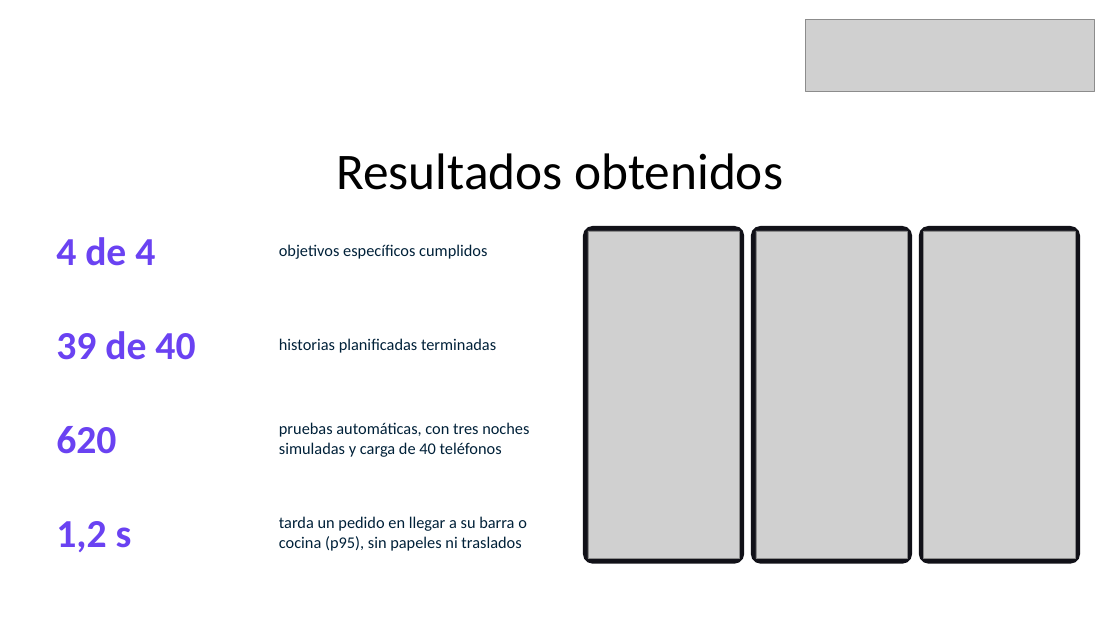
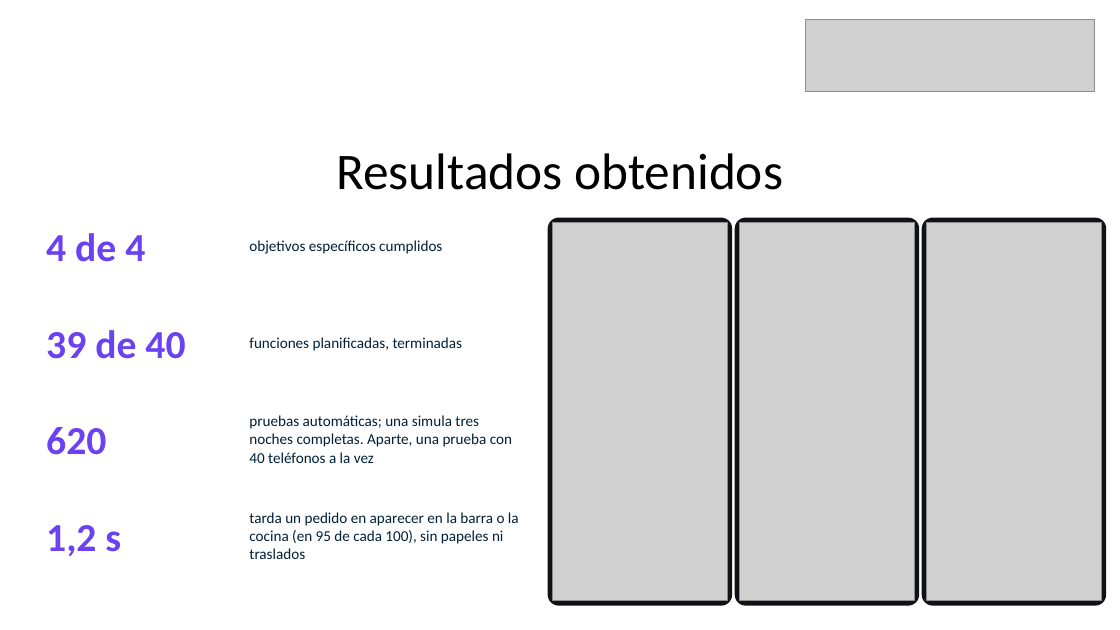
Before and after one commit to MiguelGaticaBestNick123/gesnoc, a slide deck: slide 13 of Fase 2/Evidencias proyecto/Presentación Proyecto.pptx. Drawn at 1120x630 pixels with LibreOffice and Linux fonts; fonts in the diff are those of the drawing; grey boxes stand for pictures. Boxes give left, top, right and bottom in pixels: in the first picture for what was removed or moved away, otherwise in the second. Text is boxed around its words. In the diff, an @@ line names an element or a change of style, - is before the commit and + after.

```diff
--- a/Fase 2/Evidencias proyecto/Presentación Proyecto.pptx
+++ b/Fase 2/Evidencias proyecto/Presentación Proyecto.pptx
@@ text "4 de 4" moved from (x1=56, y1=237, x2=155, y2=266) to (x1=46, y1=233, x2=145, y2=262) @@
@@ text "objetivos específicos cumplidos" moved from (x1=279, y1=244, x2=487, y2=259) to (x1=249, y1=240, x2=442, y2=254) @@
@@ text "objetivos específicos cumplidos" at (x1=249, y1=240, x2=442, y2=254): size 14 to 13 pt @@
@@ rounded rectangle resized from (x1=583, y1=226, x2=744, y2=564) to (x1=548, y1=218, x2=733, y2=606) @@
@@ picture resized from (x1=588, y1=231, x2=739, y2=559) to (x1=553, y1=223, x2=728, y2=601) @@
@@ rounded rectangle resized from (x1=751, y1=226, x2=912, y2=564) to (x1=735, y1=218, x2=920, y2=606) @@
@@ picture resized from (x1=756, y1=231, x2=907, y2=559) to (x1=740, y1=223, x2=915, y2=601) @@
@@ rounded rectangle resized from (x1=919, y1=226, x2=1081, y2=564) to (x1=922, y1=218, x2=1107, y2=606) @@
@@ picture resized from (x1=924, y1=231, x2=1075, y2=559) to (x1=927, y1=223, x2=1102, y2=601) @@
@@ text "39 de 40" moved from (x1=56, y1=331, x2=195, y2=360) to (x1=46, y1=330, x2=185, y2=359) @@
@@ text at (x1=249, y1=337, x2=463, y2=351): text changed; size 14 to 13 pt @@
-historias planificadas terminadas
+funciones planificadas, terminadas
@@ text "620" moved from (x1=56, y1=426, x2=116, y2=454) to (x1=46, y1=427, x2=106, y2=455) @@
@@ text at (x1=249, y1=415, x2=512, y2=463): text changed; size 14 to 13 pt @@
-pruebas automáticas, con tres noches simuladas y carga de 40 teléfonos
+pruebas automáticas; una simula tres noches completas. Aparte, una prueba con 40 teléfonos a la vez
@@ text "1,2 s" moved from (x1=56, y1=521, x2=132, y2=552) to (x1=46, y1=525, x2=121, y2=556) @@
@@ text at (x1=249, y1=512, x2=519, y2=559): text changed; size 14 to 13 pt @@
-tarda un pedido en llegar a su barra o cocina (p95), sin papeles ni traslados
+tarda un pedido en aparecer en la barra o la cocina (en 95 de cada 100), sin papeles ni traslados
```
Also in this commit, not shown: 13 other slides changed.
